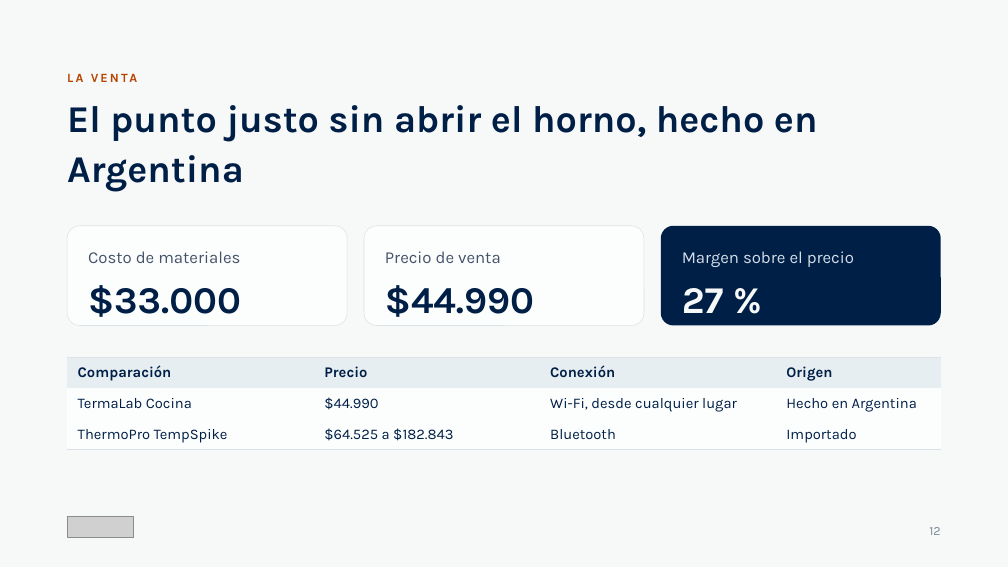
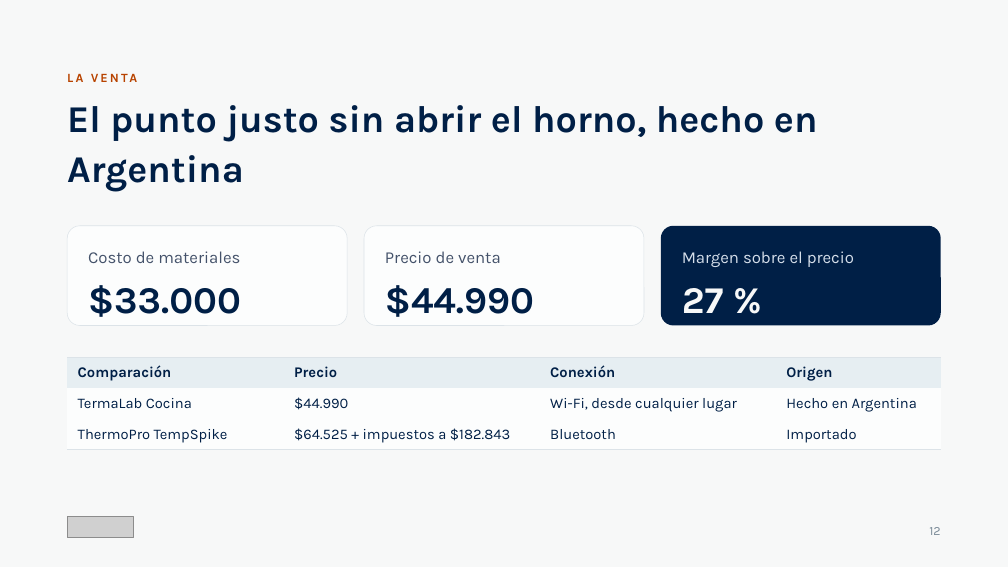
Before and after one commit to Code7C26/TermaLab, a slide deck: slide 12 of entregables/Pitch_Final_TermaLab.pptx. Drawn at 1008x567 pixels with LibreOffice and Linux fonts; fonts in the diff are those of the drawing; grey boxes stand for pictures. Boxes give left, top, right and bottom in pixels: in the first picture for what was removed or moved away, otherwise in the second. Text is boxed around its words. In the diff, an @@ line names an element or a change of style, - is before the commit and + after.

```diff
--- a/entregables/Pitch_Final_TermaLab.pptx
+++ b/entregables/Pitch_Final_TermaLab.pptx
@@ table at box(67, 357, 941, 450) @@
-row 3, column 2: $64.525 a $182.843
+row 3, column 2: $64.525 + impuestos a $182.843
```
Also in this commit, not shown: 3 other slides changed, 5 other files.
